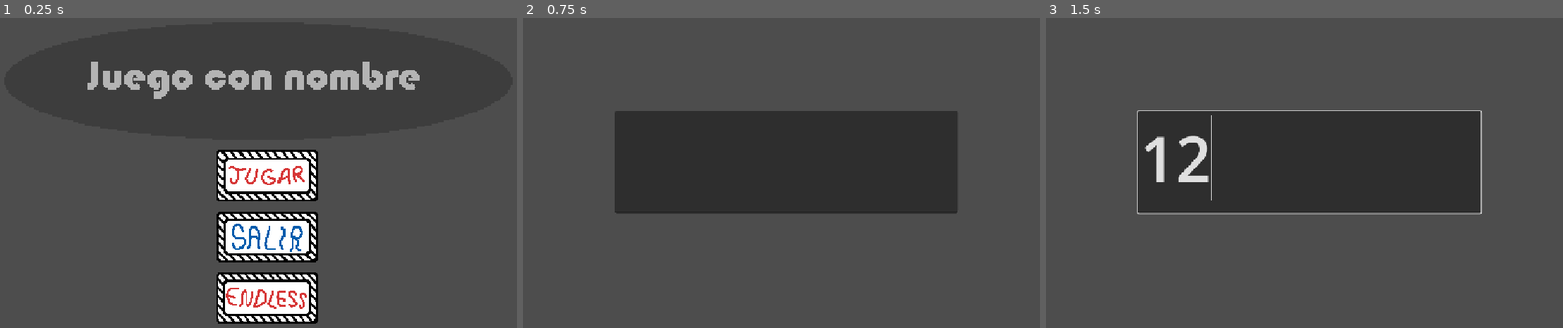
Above: before the commit, frames 1-3 (left to right).
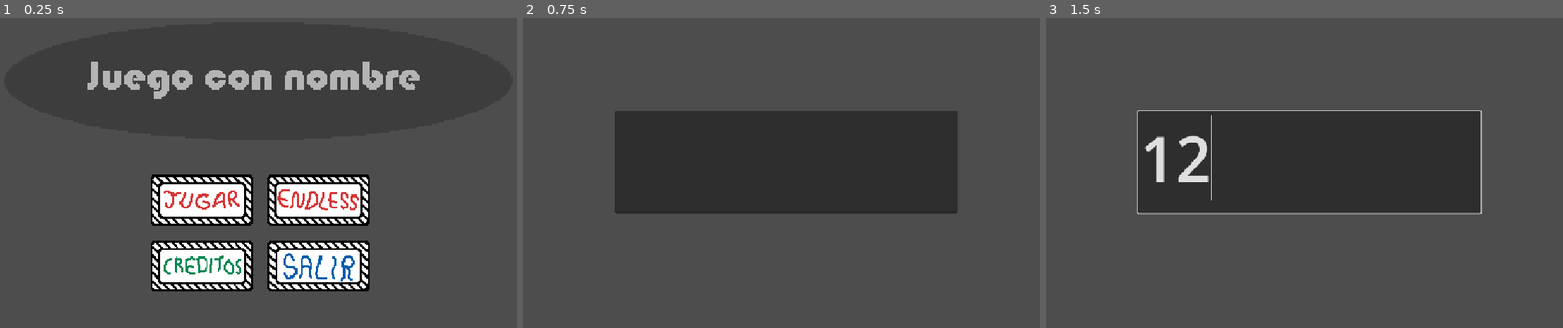
Above: after the commit, the same moments.

Repository: Triktor1/ComJamOn2026
Game: Godot game, scene res://escenas/mainMenu.tscn
The game is run twice, just before and just after one commit, with the same random seed, the same clock (stepped at 60 frames per second) and the same inputs. The engine's default icon, where the game draws it, is replaced by a stand-in: a white triangle on a blue panel in a dark square.
Inputs (mouse positions are in pixels of both pictures, inside the frame that each line leads up to; where the layout moved, square brackets give the same spot in the first picture):
- Up to frame 1 (0.25 s): no input
- Up to frame 2 (0.75 s): click (724, 200) [791, 176] at 0.5 s
- Up to frame 3 (1.5 s): click (1309, 163) at 1.27 s; type "12" at 1.35 s

The runs differ from the first frame. In frame 1, 17% of the frame differs, in the area x 29-72%, y 42-99%; in frame 2, nothing differs; in frame 3, nothing differs.

Commit message:
main menu nuevo

Diff:
--- a/escenas/mainMenu.tscn
+++ b/escenas/mainMenu.tscn
@@ -12,6 +12,8 @@
 [ext_resource type="Texture2D" uid="uid://dfb6toxkrutm7" path="res://assets/UI/ButtonEndless.png" id="10_nympv"]
 [ext_resource type="Texture2D" uid="uid://bo7ebxrubfjew" path="res://assets/UI/ButtonEndlessHover.png" id="11_cyout"]
 [ext_resource type="Script" uid="uid://6eboju2ojn52" path="res://escenas/boton_endless.gd" id="12_cyout"]
+[ext_resource type="Texture2D" uid="uid://bd8tetmqgayie" path="res://assets/UI/ButtonCreditos.png" id="13_jm1qe"]
+[ext_resource type="Texture2D" uid="uid://mmobdxlrdbmo" path="res://assets/UI/ButtonCreditosHover.png" id="14_drc3i"]
 
 [node name="MainMenu" type="Control" unique_id=1907411161]
 layout_mode = 3
@@ -31,17 +33,28 @@
 
 [node name="CenterContainerBotones" type="CenterContainer" parent="CanvasLayer" unique_id=1247026197]
 custom_minimum_size = Vector2(0, 300)
-offset_left = 471.0
-offset_top = 279.74
-offset_right = 709.0
-offset_bottom = 634.74036
+anchors_preset = 8
+anchor_left = 0.5
+anchor_top = 0.5
+anchor_right = 0.5
+anchor_bottom = 0.5
+offset_left = -218.0
+offset_top = -24.0
+offset_right = 218.0
+offset_bottom = 276.00098
+grow_horizontal = 2
+grow_vertical = 2
 
-[node name="Botones" type="VBoxContainer" parent="CanvasLayer/CenterContainerBotones" unique_id=282673893]
+[node name="HBoxContainer" type="HBoxContainer" parent="CanvasLayer/CenterContainerBotones" unique_id=2101051516]
+layout_mode = 2
+theme_override_constants/separation = 30
+
+[node name="BotonesH1" type="VBoxContainer" parent="CanvasLayer/CenterContainerBotones/HBoxContainer" unique_id=282673893]
 custom_minimum_size = Vector2(200, 0)
 layout_mode = 2
-theme_override_constants/separation = 20
+theme_override_constants/separation = 30
 
-[node name="BotonIncio" type="TextureButton" parent="CanvasLayer/CenterContainerBotones/Botones" unique_id=1152185994]
+[node name="BotonIncio" type="TextureButton" parent="CanvasLayer/CenterContainerBotones/HBoxContainer/BotonesH1" unique_id=1152185994]
 custom_minimum_size = Vector2(208.35, 105)
 layout_mode = 2
 texture_normal = ExtResource("2_1f6lb")
@@ -50,9 +63,35 @@
 script = ExtResource("1_6uepu")
 startScene = ExtResource("2_hvyp7")
 
-[node name="BotonIniciar" parent="CanvasLayer/CenterContainerBotones/Botones/BotonIncio" unique_id=447941600 instance=ExtResource("1_wut1r")]
+[node name="BotonIniciar" parent="CanvasLayer/CenterContainerBotones/HBoxContainer/BotonesH1/BotonIncio" unique_id=447941600 instance=ExtResource("1_wut1r")]
 
-[node name="BotonSalir" type="TextureButton" parent="CanvasLayer/CenterContainerBotones/Botones" unique_id=2032437182]
+[node name="BotonCreditos" type="TextureButton" parent="CanvasLayer/CenterContainerBotones/HBoxContainer/BotonesH1" unique_id=2002169348]
+custom_minimum_size = Vector2(208.35, 105)
+layout_mode = 2
+texture_normal = ExtResource("13_jm1qe")
+texture_hover = ExtResource("14_drc3i")
+stretch_mode = 0
+script = ExtResource("3_60els")
+
+[node name="BotonCreditos" parent="CanvasLayer/CenterContainerBotones/HBoxContainer/BotonesH1/BotonCreditos" unique_id=2044988408 instance=ExtResource("1_wut1r")]
+position = Vector2(0, -28)
+
+[node name="BotonesH2" type="VBoxContainer" parent="CanvasLayer/CenterContainerBotones/HBoxContainer" unique_id=1017843417]
+layout_mode = 2
+theme_override_constants/separation = 30
+
+[node name="BotonEndless" type="TextureButton" parent="CanvasLayer/CenterContainerBotones/HBoxContainer/BotonesH2" unique_id=1713388567]
+custom_minimum_size = Vector2(208.35, 105)
+layout_mode = 2
+texture_normal = ExtResource("10_nympv")
+texture_hover = ExtResource("11_cyout")
+stretch_mode = 0
+script = ExtResource("12_cyout")
+
+[node name="BotonEndless" parent="CanvasLayer/CenterContainerBotones/HBoxContainer/BotonesH2/BotonEndless" unique_id=569650148 instance=ExtResource("1_wut1r")]
+position = Vector2(0, -28)
+
+[node name="BotonSalir" type="TextureButton" parent="CanvasLayer/CenterContainerBotones/HBoxContainer/BotonesH2" unique_id=2032437182]
 custom_minimum_size = Vector2(55, 105)
 layout_mode = 2
 texture_normal = ExtResource("7_kf80i")
@@ -60,16 +99,5 @@
 stretch_mode = 0
 script = ExtResource("3_60els")
 
-[node name="BotonSalir" parent="CanvasLayer/CenterContainerBotones/Botones/BotonSalir" unique_id=1818324085 instance=ExtResource("1_wut1r")]
+[node name="BotonSalir" parent="CanvasLayer/CenterContainerBotones/HBoxContainer/BotonesH2/BotonSalir" unique_id=1818324085 instance=ExtResource("1_wut1r")]
 position = Vector2(0, -28)
-
-[node name="BotonEndless" type="TextureButton" parent="CanvasLayer/CenterContainerBotones/Botones" unique_id=1713388567]
-custom_minimum_size = Vector2(55, 105)
-layout_mode = 2
-texture_normal = ExtResource("10_nympv")
-texture_hover = ExtResource("11_cyout")
-stretch_mode = 0
-script = ExtResource("12_cyout")
-
-[node name="BotonEndless" parent="CanvasLayer/CenterContainerBotones/Botones/BotonEndless" unique_id=569650148 instance=ExtResource("1_wut1r")]
-position = Vector2(0, -28)
Binary file added: assets/UI/ButtonCreditos.png
Not shown, added: assets/UI/ButtonCreditos.png.import
Binary file added: assets/UI/ButtonCreditosHover.png
Not shown, added: assets/UI/ButtonCreditosHover.png.import
